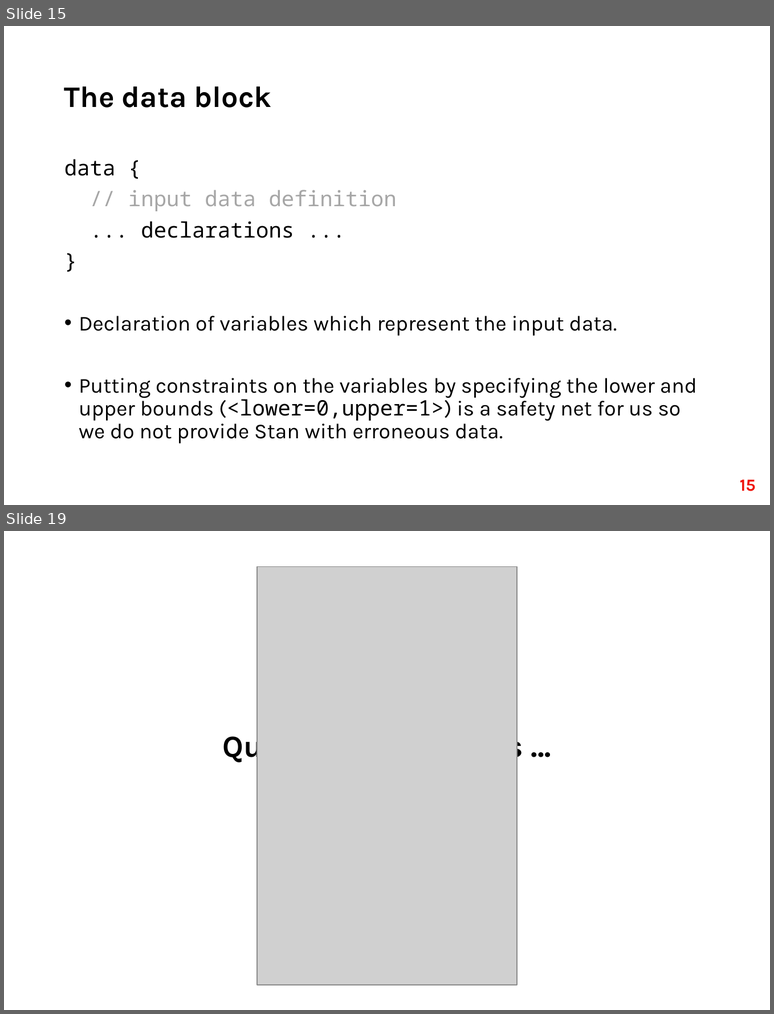
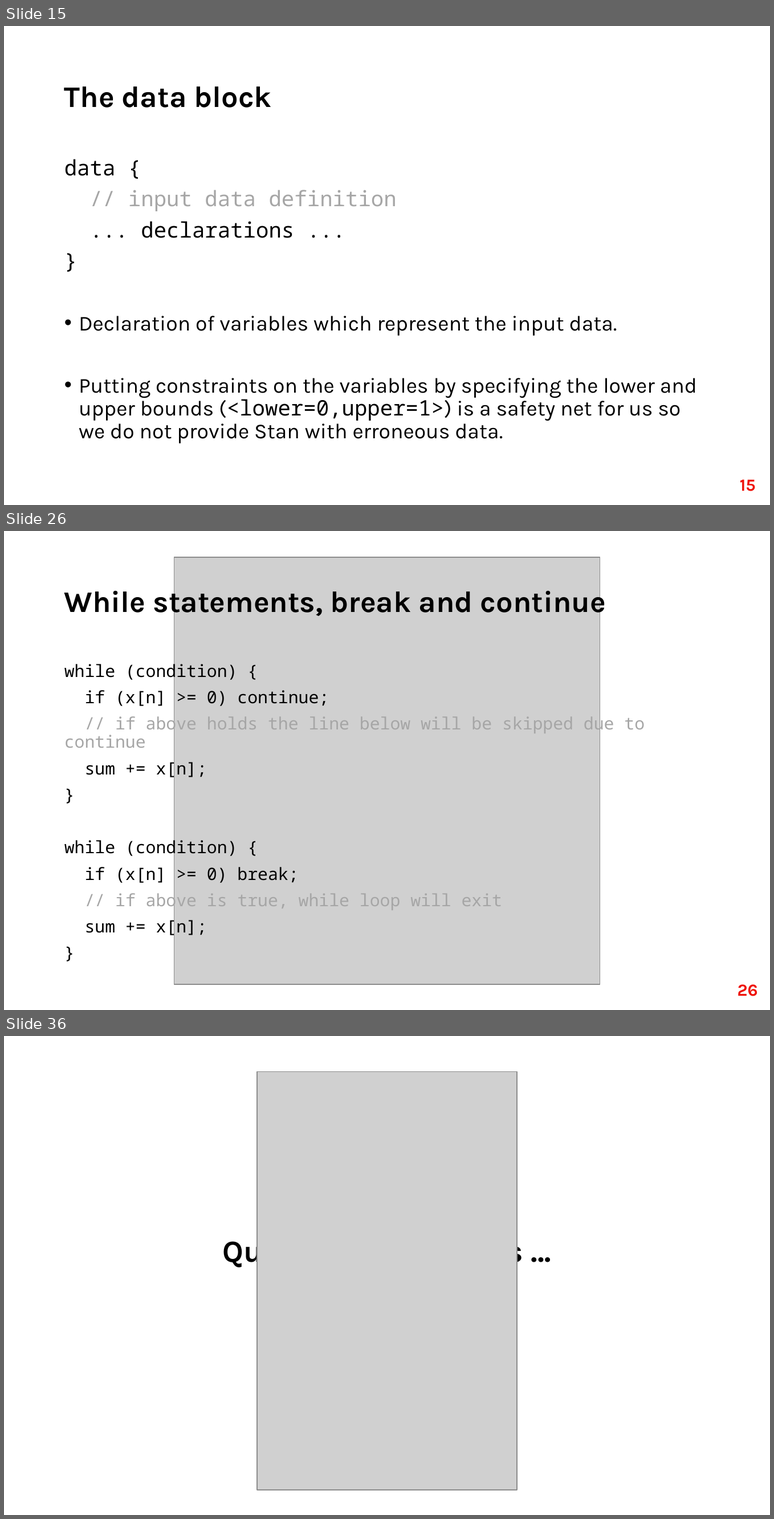
Before and after one commit to fri-datascience/course_bs, a slide deck: Session_03_Probabilistic_programming/Probabilistic_programming.pptx. Shown one above the other, each under a label of ours: slides 15 and 19 before the commit, slides 15, 26 and 36 after it; the slides between them are not shown. The pictures are 774x1014 and 774x1519 pixels, drawn with LibreOffice and Linux fonts; fonts in the diff are those of the drawing; grey boxes stand for pictures. Boxes give left, top, right and bottom in pixels: in the first picture for what was removed or moved away, otherwise in the second. Text is boxed around its words. In the diff, an @@ line names an element or a change of style, - is before the commit and + after.

```diff
--- a/Session_03_Probabilistic_programming/Probabilistic_programming.pptx
+++ b/Session_03_Probabilistic_programming/Probabilistic_programming.pptx
@@ slide 26 added at [4, 531, 770, 1010], background #FFFFFF @@
@@ picture added at [174, 557, 600, 984] @@
@@ title added at [64, 585, 606, 619], 28 pt, text #000000, bold @@
+While statements, break and continue
@@ text added at [64, 661, 645, 937], 16 pt, text #000000 @@
+while (condition) {
+if (x[n] >= 0) continue;
+// if above holds the line below will be skipped due to continue
+sum += x[n];
+}
+while (condition) {
+if (x[n] >= 0) break;
+// if above is true, while loop will exit
+sum += x[n];
+}
@@ page number added at [738, 984, 758, 996], 16 pt, text #EF1209, bold @@
+26
@@ what was slide 19 is now slide 36 @@
```
Also in this commit, not shown: 4 slides changed, 16 other slides added, 2 other files.
